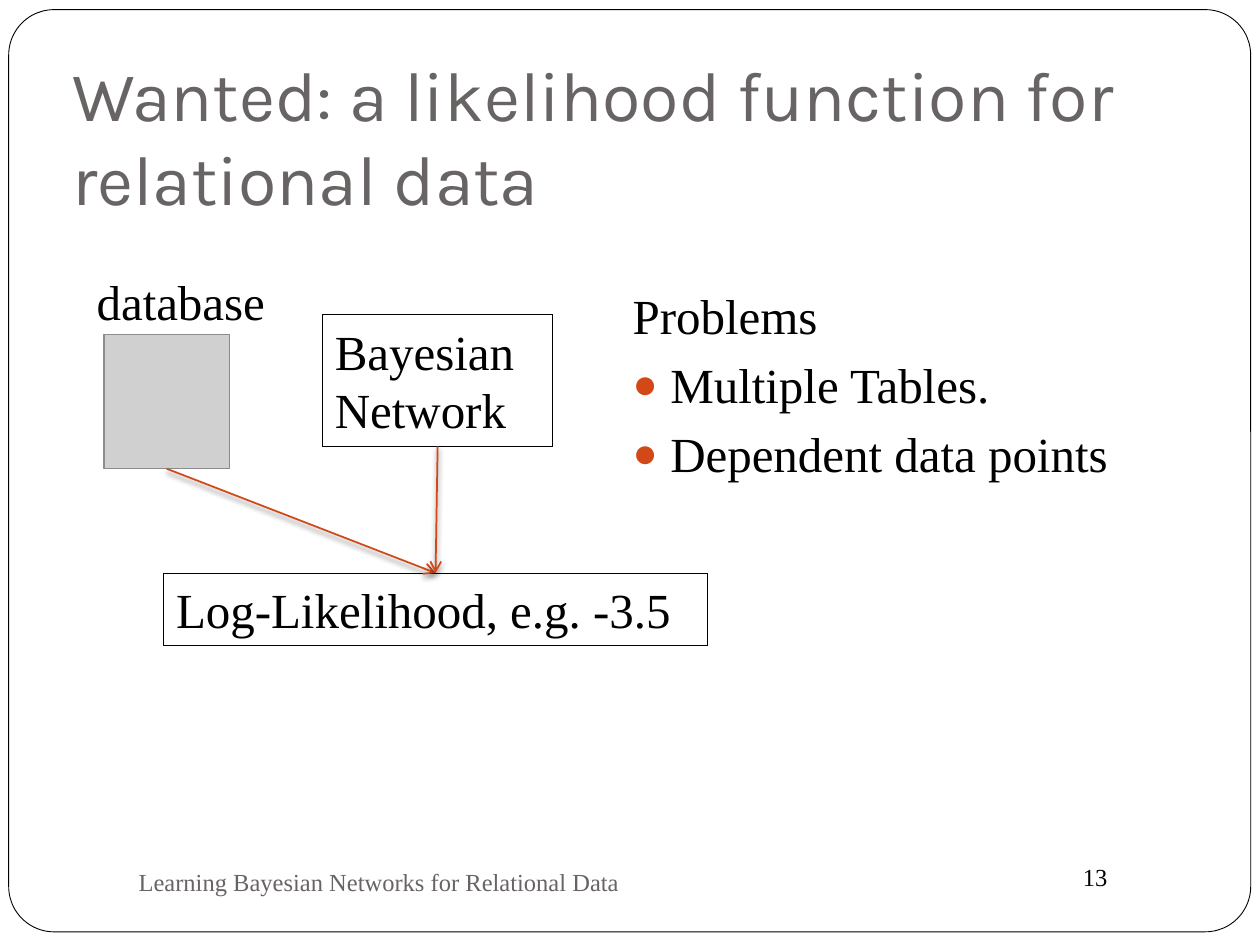
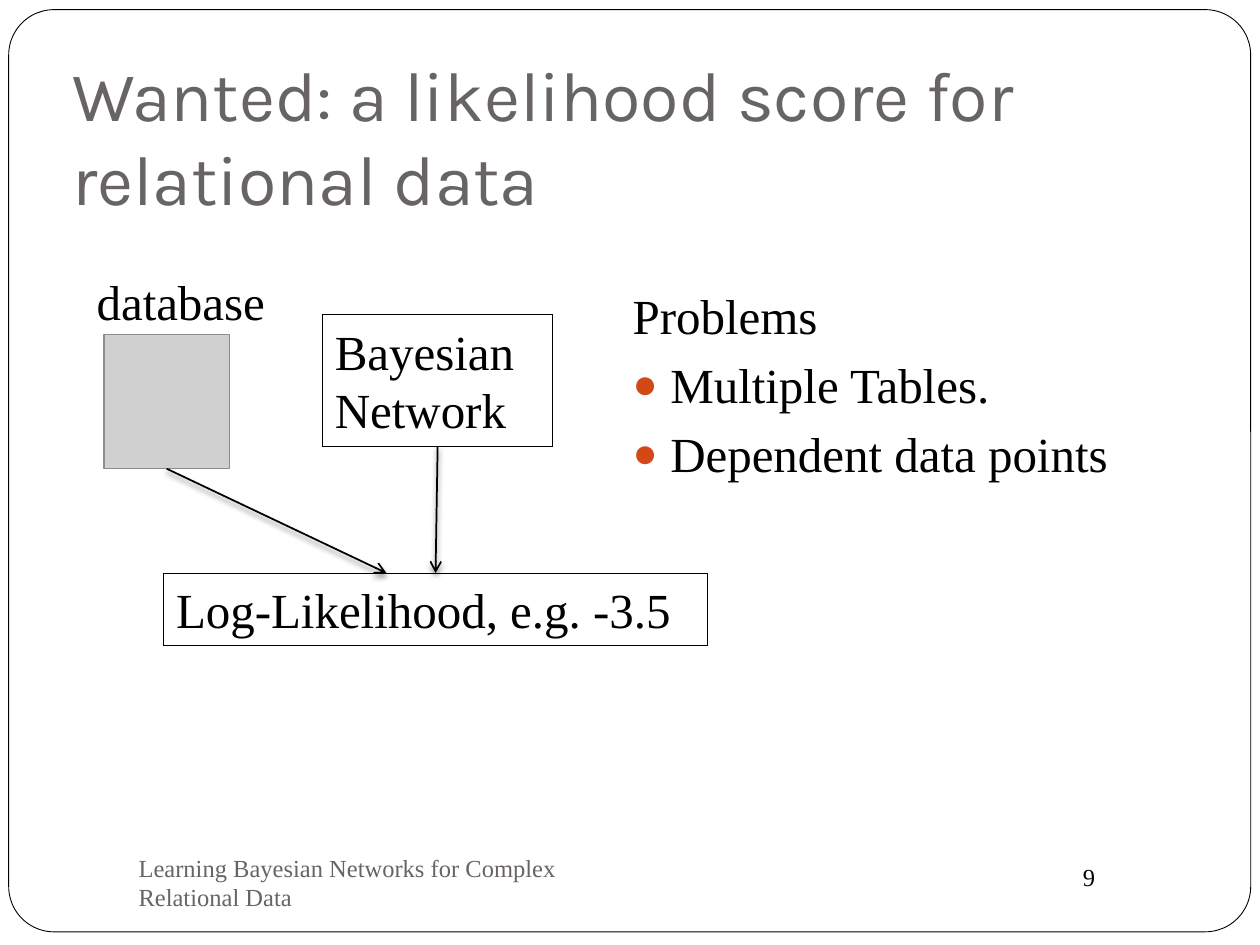
Before and after one commit to oschulte/srl-tutorial-slides, a slide deck: slide 9 of ch3-par-learning.pptx (slide 13 before the commit). Drawn at 1260x945 pixels with LibreOffice and Linux fonts; fonts in the diff are those of the drawing; grey boxes stand for pictures. Boxes give left, top, right and bottom in pixels: in the first picture for what was removed or moved away, otherwise in the second. Text is boxed around its words. In the diff, an @@ line names an element or a change of style, - is before the commit and + after.

Commit message:
updated parameter learning

```diff
--- a/ch3-par-learning.pptx
+++ b/ch3-par-learning.pptx
@@ title at [72, 73, 1013, 206]: text changed @@
-Wanted: a likelihood function for relational data
+Wanted: a likelihood score for relational data
@@ arrow (437, 446) - (436, 573): stroke #D34817 1 pt to #000000 1 pt @@
@@ arrow moved from (166, 469) - (436, 573) to (166, 469) - (387, 573) @@
@@ arrow (166, 469) - (387, 573): stroke #D34817 1 pt to #000000 1 pt @@
@@ text at [139, 860, 555, 906]: text changed @@
-Learning Bayesian Networks for Relational Data
+Learning Bayesian Networks for Complex Relational Data
@@ page number at [1083, 869, 1095, 887]: text changed @@
-13
+9
```
Also in this commit, not shown: 13 other slides changed, 1 slide added, 7 slides removed.
